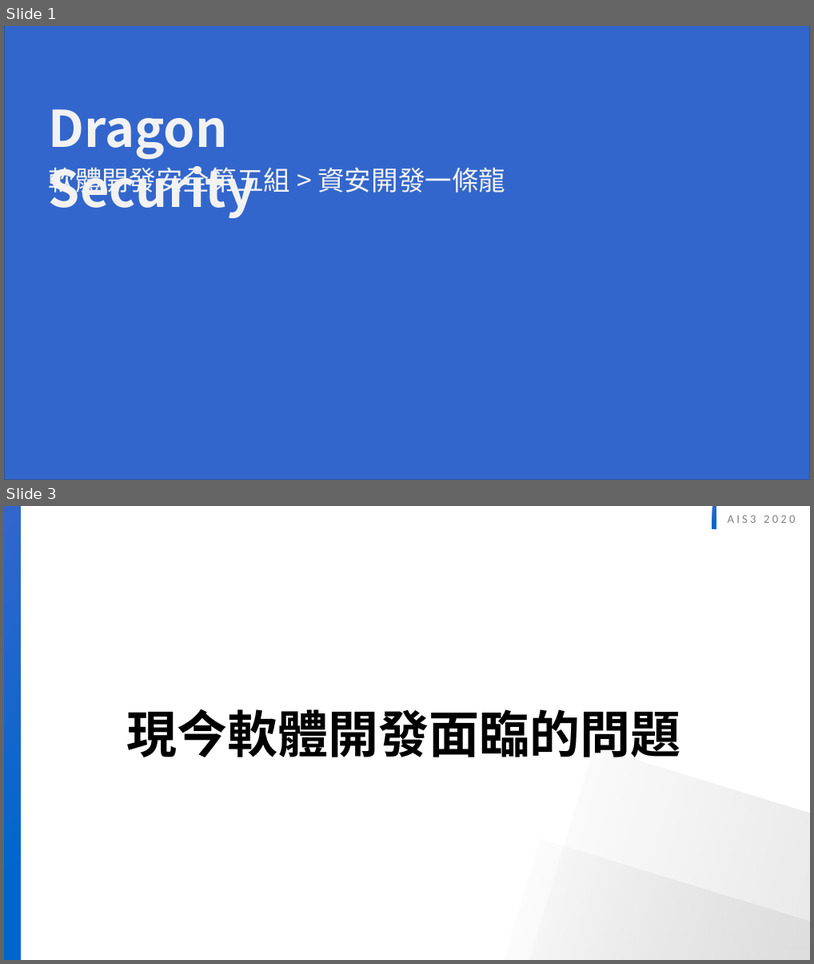
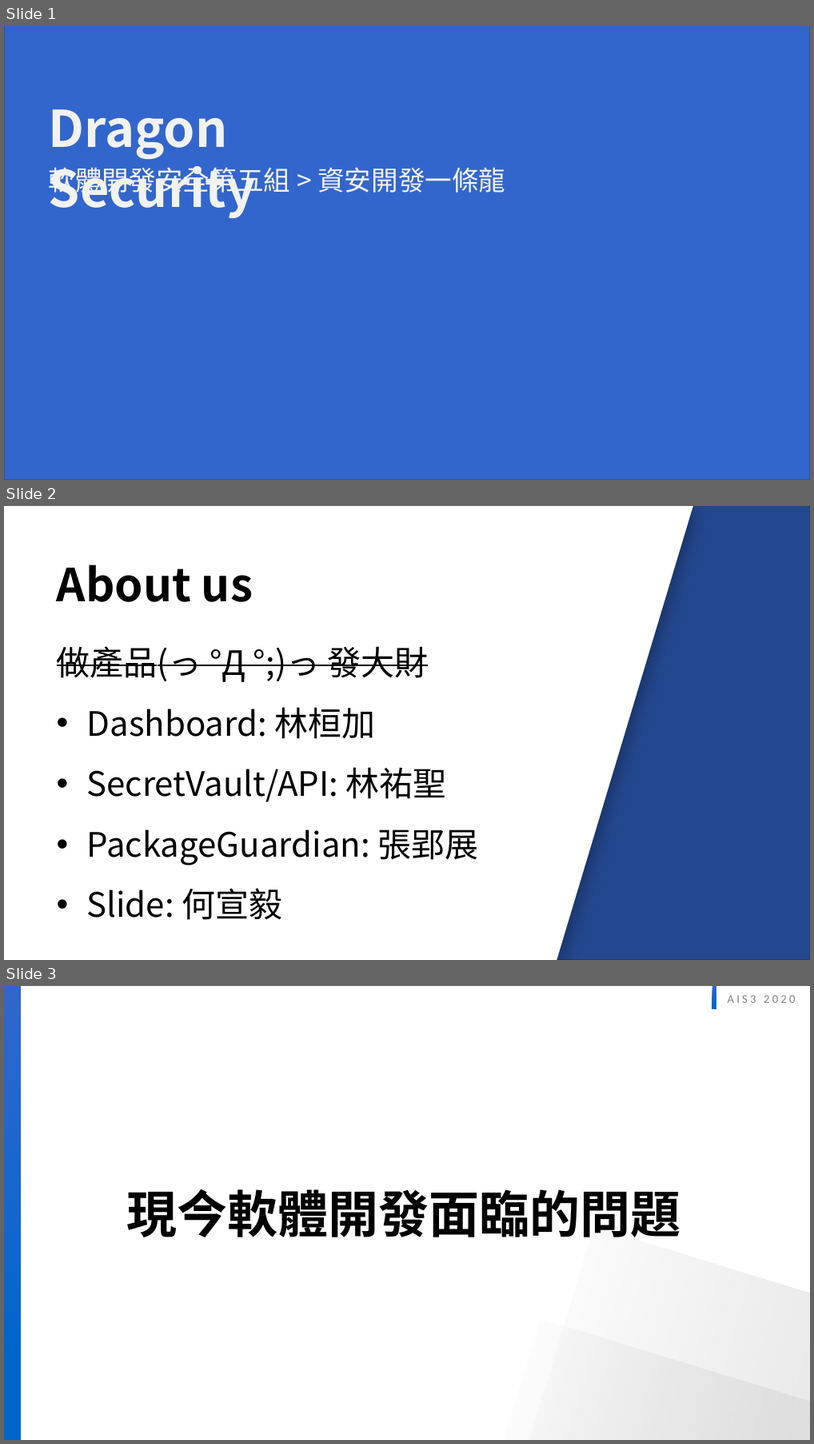
Before and after one commit to twinklestar03/AIS3-Dragon, a slide deck: Slide/AIS3 dragon security .pptx. Shown one above the other, each under a label of ours: slides 1 and 3 before the commit, slides 1, 2 and 3 after it; the slides between them are not shown. The pictures are 814x964 and 814x1444 pixels, drawn with LibreOffice and Linux fonts; fonts in the diff are those of the drawing; background and template pictures are left out. Boxes give left, top, right and bottom in pixels: in the first picture for what was removed or moved away, otherwise in the second. Text is boxed around its words. In the diff, an @@ line names an element or a change of style, - is before the commit and + after.

```diff
--- a/Slide/AIS3 dragon security .pptx
+++ b/Slide/AIS3 dragon security .pptx
@@ slide 2 added at bbox=[4, 506, 810, 960], background #FFFFFF; not listed: 1 template element that a slide beside it also shows @@
@@ rectangle added at bbox=[4, 506, 165, 960], fill #FFFFFF @@
@@ freeform shape added at bbox=[30, 506, 694, 960], fill #FFFFFF @@
@@ rectangle added at bbox=[383, 506, 810, 960], fill #000000 at 29% opacity @@
@@ text added at bbox=[57, 564, 253, 602], 54 pt, text #000000, bold @@
+About us
@@ text added at bbox=[57, 646, 478, 920], 40 pt, text #000000 @@
+做產品(っ °Д °;)っ 發大財
+• Dashboard: 林桓加
+• SecretVault/API: 林祐聖
+• PackageGuardian: 張郢展
+• Slide: 何宣毅
```
Also in this commit, not shown: 1 slide removed.
